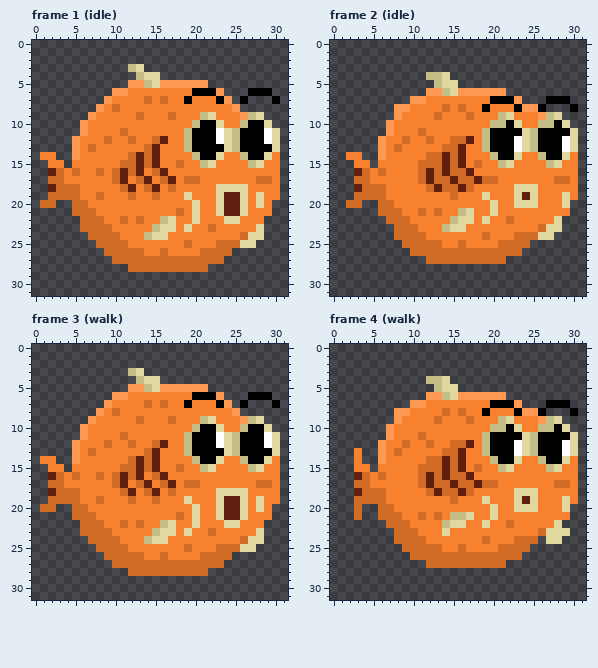
Pixel-art file: sinkdungeon_resource/OtherTexure/nonplayerase/nonplayer102anim000.aseprite. The picture above is the old version.
32x32 pixels, 13 frames. Shown: frame 1 (idle), frame 2 (idle), frame 3 (walk), frame 4 (walk). The commit also changed other frames, which this record leaves out.
The result:
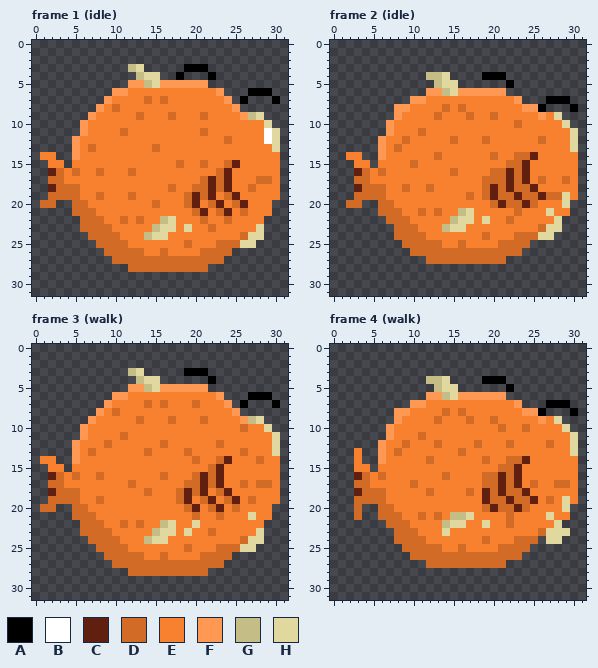
Palette (. is transparent): A #000000  B #ffffff  C #61200f  D #d16b26  E #f88130  F #ff9852  G #c5bd86  H #e0d89f
The edit:
layer "Layer 2" now hidden
layer "Layer 2 Copy" added
--- frame 1 (idle), layer "Layer 2 Copy"
@@ x 0..31 @@
  2 ................................
- 3 ............GH..................
- 4 .............GHH................
+ 3 ............GH.....AAA..........
+ 4 .............GHH..A...A.........
  5 ............FFGHFFFFFF..........
- 6 ..........FFEEEEEEEEAAAF...AAA..
- 7 .........FEEEEDEDEEAEEEAF.A...A.
+ 6 ..........FFEEEEEEEEEEEF...AAA..
+ 7 .........FEEEEDEDEEEEEEEF.A...A.
  8 ........FEDEEEEEEEEEEEEEEF......
- 9 .......FEEEEEDEEEDEEEGHEEEFGH...
-10 ......FEEEEEEEEEEEEEGAAHEEGAAH..
-11 ......FEEEEDEEEEEEEGAAABHGAAABH.
-12 .....FEEEDEEDEEDCEEGAAABHGAAABH.
-13 .....FEDEEEEEEDCEEEGAAAAHGAAAAH.
-14 .EE..FEEEEEEDCDCEEEEGAAHEEGAAHE.
-15 ..EE.EEEEEEDDCDCEEDEEGHEEEEGHEE.
-16 ..CDEDEEDEDCDCEDCEEEEEEEEEEEEEE.
-17 ..DDEEEEEEDCEDCEDCEDDEEEEEEEDDE.
-18 ..CDDDEEEEEDCEDCEDEEEEEHHHHEEEE.
-19 ..DDDDEEDEEEDEEDEEEHEEEHCCHEHEE.
-20 .DD..DDEEEEEEEEEEEEEHEEHCCHEHE..
-21 .....DDDEEEEEEEEEEDEHEEHCCHEEE..
-22 ......DDDEEDEDEEGHEEHEEEHHEEE...
+ 9 .......FEEEEEDEEEDEEEDEEEEFGH...
+10 ......FEEEEEEEEEEEEEEEEEEEEEEH..
+11 ......FEEEEDEEEEEEEEEDEEEEEEEBH.
+12 .....FEEEEEEEEEEEEEEEEEEDEEEEBH.
+13 .....FEDEEEEEEEDEEEEEEEEEEEEEEH.
+14 .EE..FEEEEEEEEEEEEEEEEEEEEEEEEE.
+15 ..EE.EEEEEEEEEEEEEDEEDEEDCEEEEE.
+16 ..CDEDEEDEEEDEEEEEEEEEEDCEEEEEE.
+17 ..DDEEEEEEEEEEEEEEEEEDCDCEEEDDE.
+18 ..CDDDEEEEEEEEEEEDEEDDCDCEEDEEE.
+19 ..DDDDEEDEEEDEEEEEEDCDCEDCEEEEE.
+20 .DD..DDEEEEEEEEDEEEDCEDCEDCEEE..
+21 .....DDDEEEEEEEEEEEEDCEDCEDEEE..
+22 ......DDDEEDEDEEGHEEEDEEDEEEE...
 23 ......DDDDEEEEEGHHEHEEDEEEEEH...
--- frame 2 (idle), layer "Layer 2 Copy"
@@ x 0..31 @@
  3 ................................
- 4 ............GGH.................
- 5 .............GHH................
+ 4 ............GGH....AAA..........
+ 5 .............GHH......A.........
  6 ............FFGHFFFFFF..........
- 7 ..........FFEEEEEEEEAAAF...AAA..
- 8 ........FFEEEEDEDEEAEEEAFFA...A.
- 9 ........FEEEEDEEEDEEEGHEEEFGH...
-10 .......FEEEEEEEEEEEEGGAHEEGGAH..
-11 .......FEEEDEEEEEEEGAAAAHGAAAAH.
-12 ......FEEDEEDEEDDCEGAAABHGAAABH.
-13 ......FEDEEEEEDDCEEGAAABHGAAABH.
-14 ..EE..FEEEEEDDCDCEEEGAAHEEGAAHE.
-15 ...EE.EEEEEDDDCDCEDEEGHEEEEGHEE.
-16 ...CDEDEEEEDCDCDDCEEEEEEEEEEEEE.
-17 ...DDEEEEEEDCDDCDDCDDEEEEEEEDDE.
-18 ...CDDDEEEEEDCDDCDEEEEEHHHEEEEE.
-19 ...DDDDEEEEEEEEDEEEHEEEHCHEEEHE.
-20 ..DD..DDEEEEEEEEEEEEHEEHHHEEEH..
-21 ......DDDEEDEDEEGHEEHEEEEEEEEE..
+ 7 ..........FFEEEEEEEEEEEF...AAA..
+ 8 ........FFEEEEDEDEEEEEEEFFA...A.
+ 9 ........FEEEEDEEEDEEDEEEEEFEH...
+10 .......FEEEEEEEEEEEEEEEDEEEEEH..
+11 .......FEEEDEEEEEEEEEEEEEEEEEEH.
+12 ......FEEDEEEEEDEEEDEEEEEEDEEEH.
+13 ......FEDEEEEEEEEEEEEEEEEEEEEEH.
+14 ..EE..FEEEEEEDEEEEEEDEEDDCEEEEE.
+15 ...EE.EEEEDEEEEEEEEEEEDDCEEEEEE.
+16 ...CDEDEEEEEEEEDEEEEDDCDCEEEEEE.
+17 ...DDEEEEEEEEEEEEEEDDDCDCEDEEDE.
+18 ...CDDDEEDEEDEEEEEEDCDCDDCEEEEE.
+19 ...DDDDEEEEEEEEEEDEDCDDCDDCDDHE.
+20 ..DD..DDEEEEEEEEEEEEDCDDCDEEEH..
+21 ......DDDEEDEDEEGHEEEEEDEEEHEE..
 22 .......DDDEEEEEGHHEHEEDEEEEEH...
--- frame 3 (walk), layer "Layer 2 Copy"
@@ x 0..31 @@
  2 ................................
- 3 ............GH..................
- 4 .............GHH................
+ 3 ............GH.....AAA..........
+ 4 .............GHH......A.........
  5 ............FFGHFFFFFF..........
- 6 ..........FFEEEEEEEEAAAF...AAA..
- 7 .........FEEEEDEDEEAEEEAF.A...A.
+ 6 ..........FFEEEEEEEEEEEF...AAA..
+ 7 .........FEEEEDEDEEEDEEEF.A...A.
  8 ........FEDEEEEEEEEEEEEEEF......
- 9 .......FEEEEEDEEEDEEEGHEEEFGH...
-10 ......FEEEEEEEEEEEEEGAAHEEGAAH..
-11 ......FEEEEDEEEEEEEGAAABHGAAABH.
-12 .....FEEEDEEDEEDCEEGAAABHGAAABH.
-13 .....FEDEEEEEEDCEEEGAAAAHGAAAAH.
-14 .EE..FEEEEEEDCDCEEEEGAAHEEGAAHE.
-15 ..EE.EEEEEEDDCDCEEDEEGHEEEEGHEE.
-16 ..CDEDEEDEDCDCEDCEEEEEEEEEEEEEE.
-17 ..DDEEEEEEDCEDCEDCEDDEEEEEEEDDE.
-18 ..CDDDEEEEEDCEDCEDEEEEEHHHHEEEE.
-19 ..DDDDEEDEEEDEEDEEEHEEEHCCHEHEE.
-20 .DD..DDEEEEEEEEEEEEEHEEHCCHEHE..
-21 .....DDDEEEEEEEEEEDEHEEHCCHEEE..
-22 ......DDDEEDEDEEGHEEHEEEHHEEE...
+ 9 .......FEEEEEDEEEDEEEDEEEEFGH...
+10 ......FEEEEEEEEEEEEEEEEEEEDEEH..
+11 ......FEEEEDEEEEEEEEEEEEEEEEEEH.
+12 .....FEEEDEEEEEEDEEEEEEDEEEEEEH.
+13 .....FEDEEEEEEDEEEEDEEEEEEDEEEH.
+14 .EE..FEEEEEEEEEEEEEEDEEDCEEEDEE.
+15 ..EE.EEEEEEEEEEEEEEEEEDCEEEEEEE.
+16 ..CDEDEEDEEEEEEEDEEEDCDCEEEEEEE.
+17 ..DDEEEEEEEEDEEEEEEDDCDCEEDEDDE.
+18 ..CDDDEEEEEEEEDEEEDCDCEDCEEEEEE.
+19 ..DDDDEEDEEEEEEEEEDCEDCEDCEDEEE.
+20 .DD..DDEEEEEEEEEEEEDCEDCEDEEEE..
+21 .....DDDEEEEEEEEEEEEDEEDEEEHEE..
+22 ......DDDEEDEDEEGHEEHEEEEEEEE...
 23 ......DDDDEEEEEGHHEHEEDEEEEEH...
--- frame 4 (walk), layer "Layer 2 Copy"
@@ x 0..31 @@
  3 ................................
- 4 ............GGH.................
- 5 .............GHH................
+ 4 ............GGH....AAA..........
+ 5 .............GHH......A.........
  6 ............FFGHFFFFFF..........
- 7 ..........FFEEEEEEEEAAAF...AAA..
- 8 ........FFEEEEDEDEEAEEEAFFA...A.
- 9 ........FEEEEDEEEDEEEGHEEEFGH...
-10 .......FEEEEEEEEEEEEGGAHEEGGAH..
-11 .......FEEEDEEEEEEEGAAAAHGAAAAH.
-12 ......FEEDEEDEEDDCEGAAABHGAAABH.
-13 ...E..FEDEEEEEDDCEEGAAABHGAAABH.
-14 ...E..FEEEEEDDCDCEEEGAAHEEGAAHE.
-15 ...EE.EEEEEDDDCDCEDEEGHEEEEGHEE.
-16 ...CDEDEEEEDCDCDDCEEEEEEEEEEEEE.
-17 ...DDEEEEEEDCDDCDDCDDEEEEEEEDDE.
-18 ...CDDDEEEEEDCDDCDEEEEEHHHEEEEE.
-19 ...DDDDEEEEEEEEDEEEHEEEHCHEEEHE.
-20 ...D..DDEEEEEEEEEEEEHEEHHHEEEH..
-21 ...D..DDDEEDEDEGGHEEHEEEEEEEEE..
+ 7 ..........FFEEEEEEEEEEEF...AAA..
+ 8 ........FFEEEEDEDEEEEEEEFFA...A.
+ 9 ........FEEEEDEEEDEEDEEEEEFEH...
+10 .......FEEEEEEEEEEEEEDEEDEEEEH..
+11 .......FEEEDEEEEEEEEEEEEEEEEEEH.
+12 ......FEEDEEEDEEEEDEEEDEEEEDEEH.
+13 ...E..FEDEEEEEEEDEEEEEEEEEEEEEH.
+14 ...E..FEEEEEDEEEEEEDEEDDCEEEEEE.
+15 ...EE.EEEEEEEEEEEEEEEDDCEEEEEEE.
+16 ...CDEDEEEEEEEDEEEEDDCDCEEEEEEE.
+17 ...DDEEEEEDEEEEEEEEDDCDCEDEEDDE.
+18 ...CDDDEEEEEDEEEEDECDCDDCEEEEEE.
+19 ...DDDDEEEEEEEEEEEECDDCDDCEDEHE.
+20 ...D..DDEEEEEEEEEEEDCDDCDEEEEH..
+21 ...D..DDDEEDEDEGGHEEEEDEEEEHEE..
 22 .......DDDEEEEGHHEEHEEDEEEEEH...
Changed places in both pictures, as pixel boxes (x1, y1, x2, y2):
changed: (104, 64, 272, 224)
changed: (402, 72, 570, 216)
changed: (112, 368, 272, 528)
changed: (410, 376, 570, 520)
